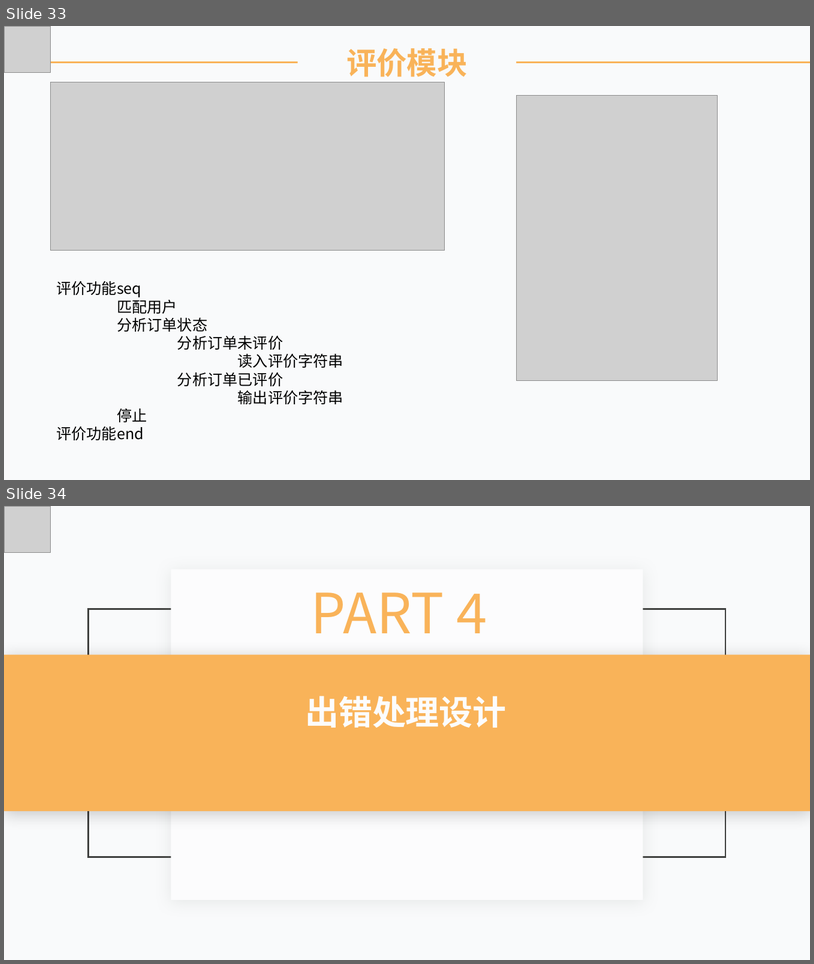
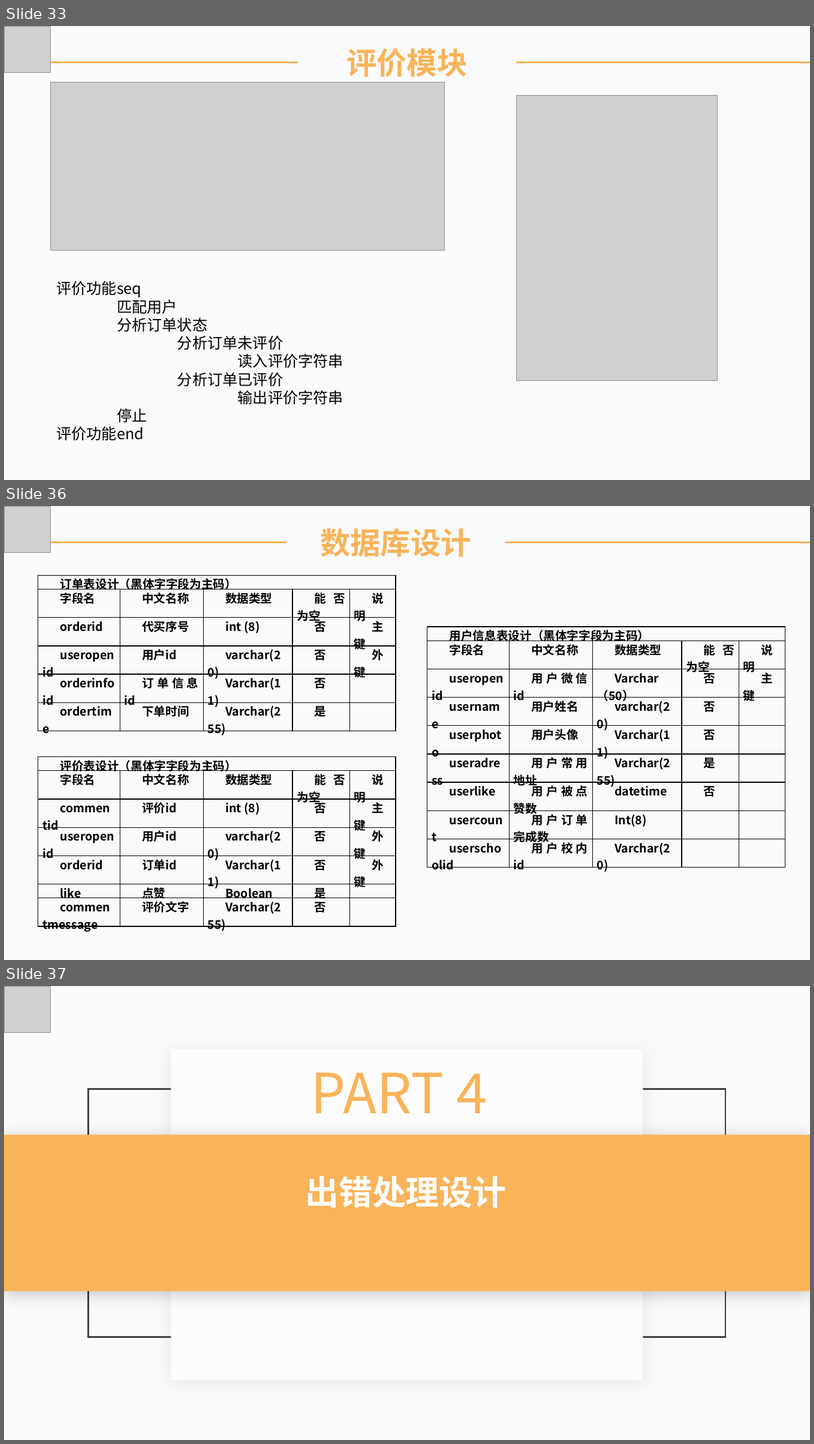
Before and after one commit to lorenzoyoung/ZUCC-Lazy-Bone, a slide deck: 评审PPT/SE2019春-G11-总体设计+详细设计/SE2019春-G11-软件总体+详细设计PPT.pptx. Shown one above the other, each under a label of ours: slides 33 and 34 before the commit, slides 33, 36 and 37 after it; the slides between them are not shown. The pictures are 814x964 and 814x1444 pixels, drawn with LibreOffice and Linux fonts; fonts in the diff are those of the drawing; grey boxes stand for pictures. Boxes give left, top, right and bottom in pixels: in the first picture for what was removed or moved away, otherwise in the second. Text is boxed around its words. In the diff, an @@ line names an element or a change of style, - is before the commit and + after.

```diff
--- a/评审PPT/SE2019春-G11-总体设计+详细设计/SE2019春-G11-软件总体+详细设计PPT.pptx
+++ b/评审PPT/SE2019春-G11-总体设计+详细设计/SE2019春-G11-软件总体+详细设计PPT.pptx
@@ slide 36 added at (4, 506, 810, 960), background #F9FAFB @@
@@ picture added at (4, 506, 51, 553) @@
@@ text added at (320, 528, 471, 557), 36 pt, text #F9B359, bold @@
+数据库设计
@@ line added from (4, 542) to (810, 542), #F9B359 2 pt @@
@@ table added at (38, 575, 396, 775), 6 rows, 5 columns @@
+订单表设计（黑体字字段为主码） |  |  |  | 
+字段名 | 中文名称 | 数据类型 | 能否为空 | 说明
+orderid | 代买序号 | int (8) | 否 | 主键
+useropenid | 用户id | varchar(20) | 否 | 外键
+orderinfoid | 订单信息id | Varchar(11) | 否 | 
+ordertime | 下单时间 | Varchar(255) | 是 | 
@@ table added at (428, 627, 786, 867), 9 rows, 5 columns @@
+用户信息表设计（黑体字字段为主码） |  |  |  | 
+字段名 | 中文名称 | 数据类型 | 能否为空 | 说明
+useropenid | 用户微信id | Varchar（50） | 否 | 主键
+username | 用户姓名 | varchar(20) | 否 | 
+userphoto | 用户头像 | Varchar(11) | 否 | 
+useradress | 用户常用地址 | Varchar(255) | 是 | 
+userlike | 用户被点赞数 | datetime | 否 | 
+usercount | 用户订单完成数 | Int(8) |  | 
+userschoolid | 用户校内id | Varchar(20) |  | 
@@ table added at (38, 756, 396, 926), 7 rows, 5 columns @@
+评价表设计（黑体字字段为主码） |  |  |  | 
+字段名 | 中文名称 | 数据类型 | 能否为空 | 说明
+commentid | 评价id | int (8) | 否 | 主键
+useropenid | 用户id | varchar(20) | 否 | 外键
+orderid | 订单id | Varchar(11) | 否 | 外键
+like | 点赞 | Boolean | 是 | 
+commentmessage | 评价文字 | Varchar(255) | 否 | 
@@ what was slide 34 is now slide 37 @@
```
Also in this commit, not shown: 2 other slides added, 3 other files.
